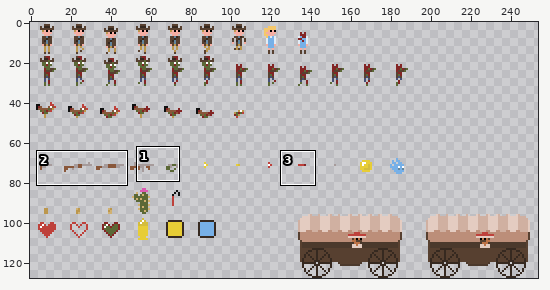
Sprite sheet -- res/texture/sprites.png. Above, an overview of the earlier version with the close-up marked.
Close-up. The starting point:
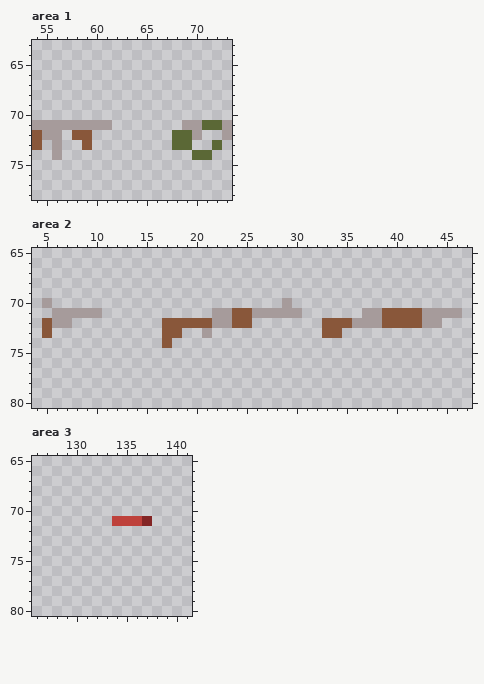
The file is 256x128 pixels. Shown: area 1: x 54..73, y 63..78; area 2: x 4..47, y 65..80; area 3: x 126..141, y 65..80. The wide view leaves out empty margins.
And afterwards:
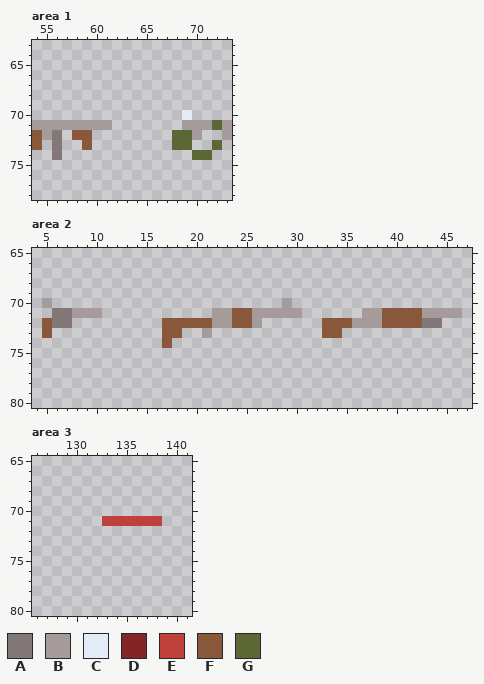
Palette (. is transparent): A #837878  B #a69b9b  C #e1ecf6  D #832525  E #be413b  F #89573a  G #5b6836
Edits made:
--- area 1
@@ x 54..73 @@
 69 ....................
-70 ....................
-71 BBBBBBBB.......BBGGB
-72 FBB.FF........GGB..B
-73 F.B..F........GG..G.
-74 ..B.............GG..
+70 ...............C....
+71 BBBBBBBB.......BBBGB
+72 FBA.FF........GGB..B
+73 F.A..F........GG..G.
+74 ..A.............GG..
 75 ....................
--- area 2
@@ x 4..47 @@
 70 .B.......................B..................
-71 ..BBBBB...........BBFFBBBBB......BBFFFFBBBB.
-72 .FBB.........FFFFFBBFF.......FFFBBBFFFFBB...
+71 ..AABBB...........BBFFBBBBB......BBFFFFBBBB.
+72 .FAA.........FFFFFBBFFB......FFFBBBFFFFAA...
 73 .F...........FF..B...........FF.............
--- area 3
@@ x 131..140 @@
 70 ..........
-71 ...EEED...
+71 ..EEEEEE..
 72 ..........
Pixel boxes of the changes (left, top, right, bottom) in both close-ups:
changed: (182, 110, 212, 130)
changed: (52, 130, 62, 160)
changed: (52, 308, 72, 328)
added: (252, 318, 262, 328)
changed: (422, 318, 442, 328)
changed: (102, 516, 162, 526)
